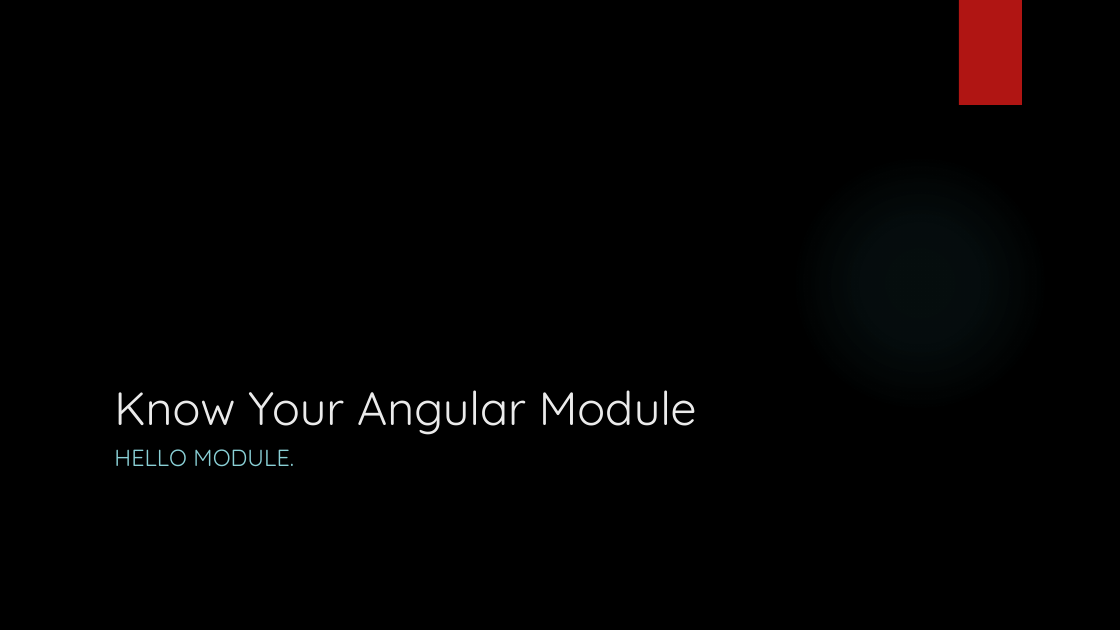
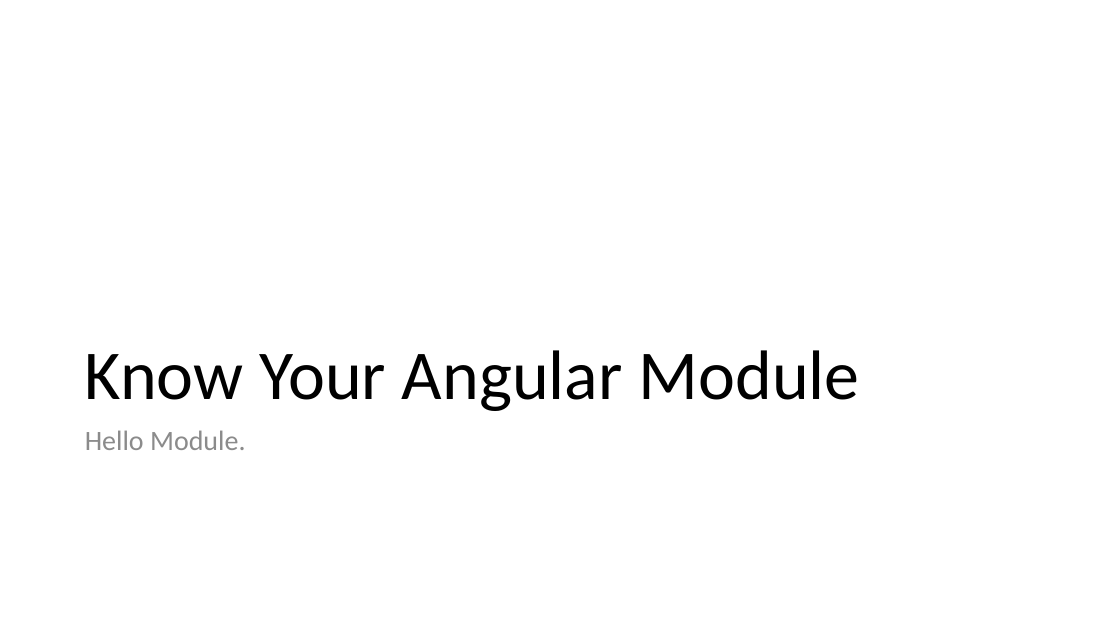
Before and after one commit to buildmotion/custom-angular-modules, a slide deck: slide 16 of presentation/custom-angular-modules.pptx. Drawn at 1120x630 pixels with LibreOffice and Linux fonts; fonts in the diff are those of the drawing; background and template pictures are left out. Boxes give left, top, right and bottom in pixels: in the first picture for what was removed or moved away, otherwise in the second. Text is boxed around its words. In the diff, an @@ line names an element or a change of style, - is before the commit and + after.

```diff
--- a/presentation/custom-angular-modules.pptx
+++ b/presentation/custom-angular-modules.pptx
@@ background picture (left out) to #FFFFFF @@
@@ rectangle removed at bbox=[959, 0, 1022, 105] @@
@@ title "Know Your Angular Module": place and size @@
-title "Know Your Angular Module" at bbox=[114, 390, 697, 435]
+title "Know Your Angular Module" at bbox=[85, 350, 860, 411]
@@ title "Know Your Angular Module" at bbox=[85, 350, 860, 411]: size 40 to 60 pt, font Quicksand to Calibri, text colour #EBEBEB to #000000; line spacing 1 to 0.9 @@
@@ ellipse removed at bbox=[791, 154, 1049, 413] @@
@@ text at bbox=[85, 430, 245, 450]: text changed; size 20 to 24 pt; font Quicksand to Calibri; text colour #8AD0D6 to #8C8C8C @@
-HELLO MODULE.
+Hello Module.
```
Also in this commit, not shown: 42 other slides changed, 5 slides added, 20 slides removed, 2 other files.
